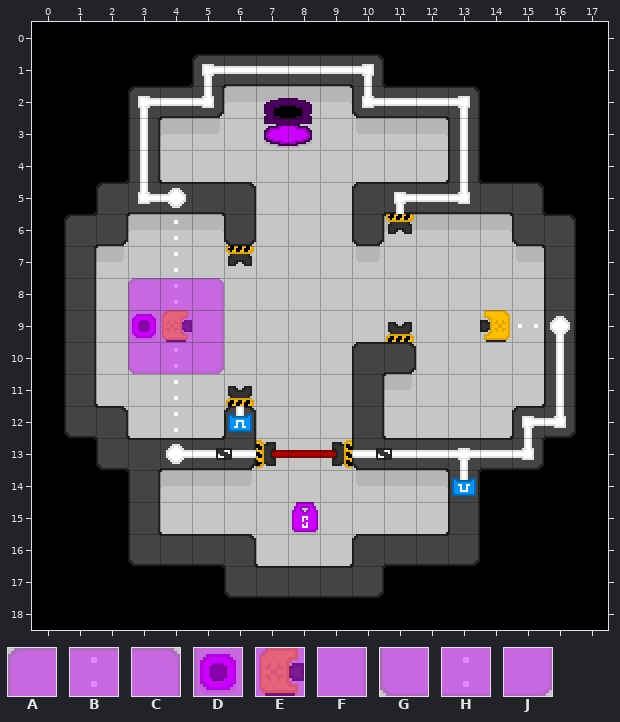
Tiled map -- Tiled/maps_alpha/level6.tmx. Above, as it was before the edit.
Cells are 16x16 px. Shown: x 0..17, y 0..18. Tiles whose own drawing changed are shown in their newer look in all pictures.
Key: from "porthole-tileset": A 423, B 424, C 425, D 455, E 456, F 457, G 487, H 488, J 489.
_ is an empty cell.
Layers that did not change in this view are not listed.
Layer "layer5" before, first column x 0:
 0 __________________
 1 __________________
 2 __________________
 3 __________________
 4 __________________
 5 __________________
 6 __________________
 7 __________________
 8 ___ABC____________
 9 ___DEF____________
10 ___GHJ____________
11 __________________
12 __________________
13 __________________
14 __________________
15 __________________
16 __________________
17 __________________
18 __________________
New version:
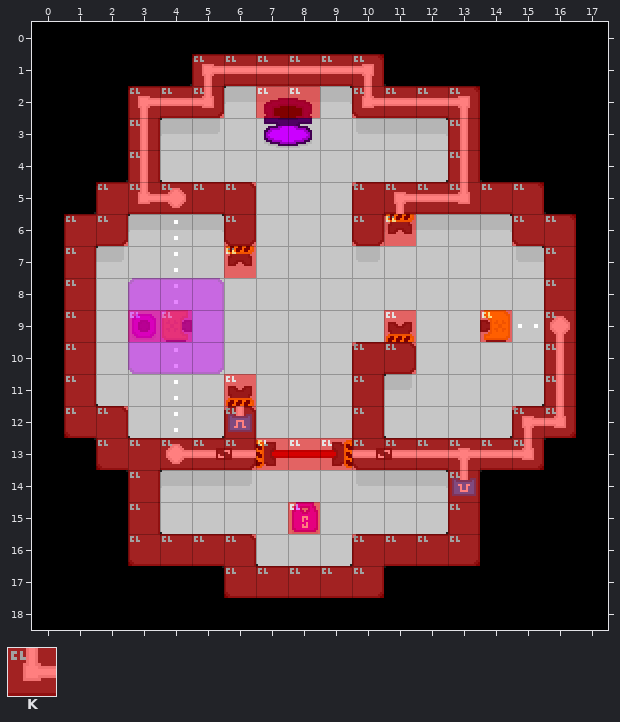
Further tiles: from "porthole-tileset": K 12.
Tiles of an added or newly shown layer are drawn over the layers below it.
See-through tiles are keyed as they look on the map.
The exact change:
Changed rows in their new state; . is an unchanged cell.
Layer "collision" (added):
first column x 1:
 1 ....KKKKKK......
 2 ..KKK....KKKK...
 3 ..K.........K...
 4 ..K.........K...
 5 .KKKKK...KKKKKK.
 6 KK...K...KK...KK
 7 K....K.........K
 8 K..............K
 9 K.KK......K..K.K
10 K........KK....K
11 K....K...K.....K
12 KK...K...K....KK
13 .KKKKKKKKKKKKKK.
14 ..K.........K...
15 ..K....K....K...
16 ..KKKK...KKKK...
17 .....KKKKK......
Layer "layer5":
first column x 7:
 2 KK
Boxes around the changes in both pictures, in picture pixels (x1, y1, x2, y2):
added: (64, 54, 576, 598)
